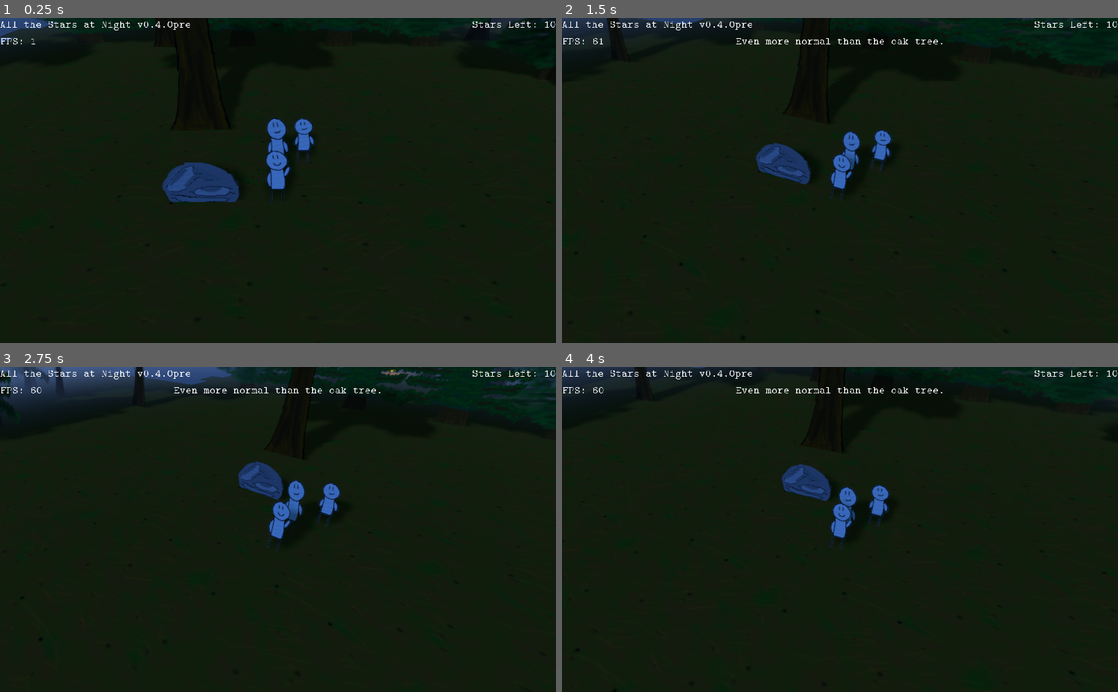
Above: before the commit, frames 1-4 (two rows, left to right).
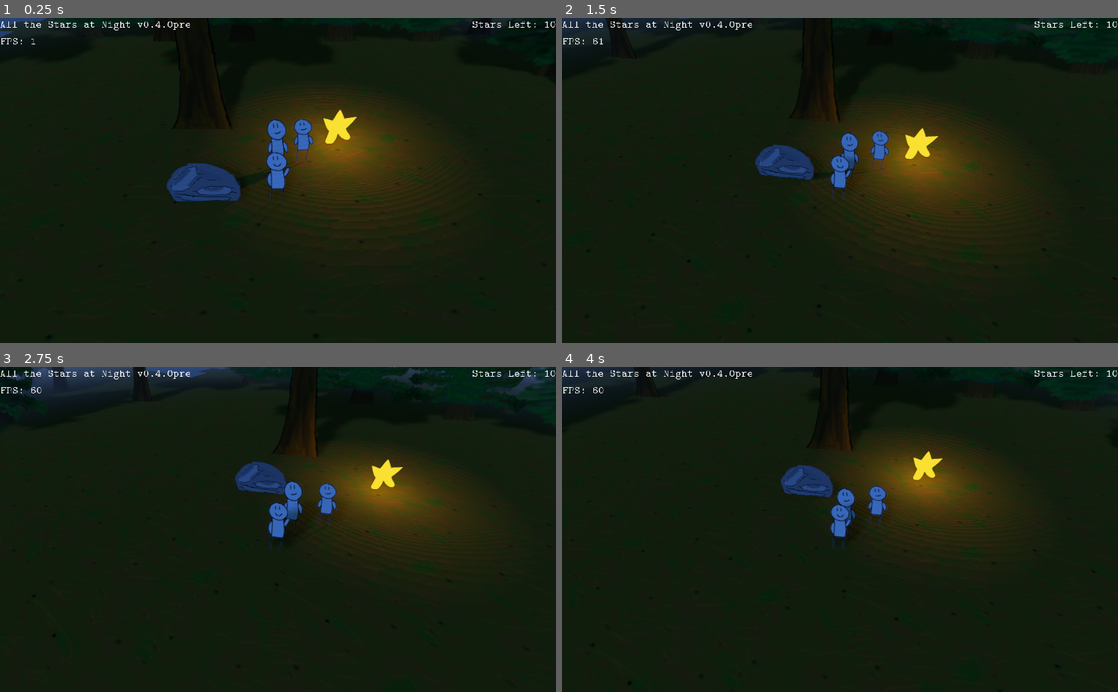
Above: after the commit, the same moments.

Repository: Schoperation/AllTheStarsAtNight
Game: Godot game, scene res://world/World.tscn
Two runs of this game, one before a commit and one after it. Both use one fixed random seed, a clock stepped at 60 frames per second and the inputs below.
Inputs (mouse positions are in pixels of both pictures, inside the frame that each line leads up to):
- Up to frame 1 (0.25 s): no input
- Up to frame 2 (1.5 s): move the mouse to (667, 34) at 0.52 s; hold E (rotate_right) 0.53-1.28 s; tap Mouse wheel up (zoom_in) at 0.6 s; click (667, 34) at 0.67 s; tap Mouse wheel down (zoom_out) at 0.8, 1.35 s; tap Enter at 1.25 s; move the mouse to (1045, 31) at 1.27 s; hold S (move_down) from 1.28 s (still down); click (1045, 31) at 1.42 s
- Up to frame 3 (2.75 s): tap Mouse wheel up (zoom_in) at 1.55, 2.1 s; move the mouse to (333, 458) at 2.02 s; release S (move_down) at 2.03 s; hold E (rotate_right) from 2.03 s (still down); tap Mouse wheel down (zoom_out) at 2.3 s
- Up to frame 4 (4 s): move the mouse to (812, 594) at 2.77 s; release E (rotate_right) at 2.78 s; hold W (move_up) 2.78-3.53 s; tap Mouse wheel down (zoom_out) at 2.85, 3.8 s; click (812, 594) at 2.92 s; tap Mouse wheel up (zoom_in) at 3.05, 3.6 s; tap Space at 3.5 s; move the mouse to (1006, 578) at 3.52 s; hold Q (rotate_left) from 3.53 s (still down)

The runs differ from the first frame. In frame 1, 9.1% of the frame differs, in the area x 0-100%, y 0-70%; in frame 2, 9.6%; in frame 3, 9.9%, in the area x 0-100%, y 0-84%; in frame 4, 7.1%.

Commit message:
Can now (kinda) rotate camera a litte; sprites rotate with it; partially fixed lag in big worlds

Diff:
--- a/environment/Rock.gd
+++ b/environment/Rock.gd
@@ -8,6 +8,9 @@
 	connect("examineMouseEnter", get_node("../../UI/MouseTextContainer/MouseText"), "onMouseEnter")
 	connect("examineMouseExit", get_node("../../UI/MouseTextContainer/MouseText"), "onMouseExit")
 
+	# Add to environment objects group
+	add_to_group("Environment_Objs")
+
 
 func _on_Rock_mouse_entered():
 	emit_signal("examineMouseEnter", self, "Rock")
--- a/environment/Star.gd
+++ b/environment/Star.gd
@@ -9,6 +9,9 @@
 	connect("examineMouseEnter", get_node("../../UI/MouseTextContainer/MouseText"), "onMouseEnter")
 	connect("examineMouseExit", get_node("../../UI/MouseTextContainer/MouseText"), "onMouseExit")
 	connect("onStarPickup", get_node("../../UI/Stars"), "onStarPickupText")
+
+	# Add to environment objects group
+	add_to_group("Environment_Objs")
 
 
 func _on_Star_mouse_entered():
--- a/environment/Tree.gd
+++ b/environment/Tree.gd
@@ -24,9 +24,15 @@
 	connect("examineMouseEnter", get_node("../../UI/MouseTextContainer/MouseText"), "onMouseEnter")
 	connect("examineMouseExit", get_node("../../UI/MouseTextContainer/MouseText"), "onMouseExit")
 
+	# Add to environment objects group
+	add_to_group("Environment_Objs")
+
 func _on_Tree_mouse_entered():
 	emit_signal("examineMouseEnter", self, mouseName)
 
 
 func _on_Tree_mouse_exited():
 	emit_signal("examineMouseExit")
+
+func onAngleChanged(angle):
+	$AnimatedSprite3D.rotation = Vector3($AnimatedSprite3D.rotation.x, angle, 0)
--- a/environment/Tree.tscn
+++ b/environment/Tree.tscn
@@ -15,14 +15,14 @@
 "name": "default",
 "speed": 5.0
 }, {
+"frames": [ ExtResource( 3 ) ],
+"loop": true,
+"name": "pine_2",
+"speed": 5.0
+}, {
 "frames": [ ExtResource( 2 ) ],
 "loop": true,
 "name": "pine",
-"speed": 5.0
-}, {
-"frames": [ ExtResource( 3 ) ],
-"loop": true,
-"name": "pine_2",
 "speed": 5.0
 } ]
 
--- a/follower/Follower.gd
+++ b/follower/Follower.gd
@@ -11,6 +11,9 @@
 func _ready():
 	player = get_parent().get_node("Player")
 	otherFollower = get_parent().get_node("Vigil") if isBarfite else get_parent().get_node("Barfite")
+
+	# Add to followers group
+	add_to_group("Followers")
 
 func _process(delta):
 	pathfind()
--- a/ui/Zoom.gd
+++ b/ui/Zoom.gd
@@ -5,6 +5,8 @@
 
 Also for changing the skybox color
 """
+
+signal onAngleChanged(angle)
 
 # Keep track of where we are
 var t = 1 # zoom
@@ -40,7 +42,7 @@
 func changeCameraPos():
 	# Follow a parabola
 	var parabolaZ = 0.5 * (t + 1.5)
-	var parabolaY = 0.5 * t * t + 0.2
+	var parabolaY = 0.5 * t * t + 0.25
 	self.transform.origin.z = defaultPos.z * parabolaZ + 1
 	self.transform.origin.y = defaultPos.y * parabolaY
 	self.transform.origin.x = r
@@ -51,9 +53,16 @@
 	#self.rotation.x = theta
 
 	look_at(get_parent().transform.origin, Vector3(0, 1, 0))
-	print(self.global_transform.origin.distance_to(get_parent().transform.origin))
-	print(self.global_transform.origin)
+	changeAngles()
 
-# Change skybox colors
-func changeSkyColor():
-	pass
+func changeAngles():
+	var angle = sin(self.transform.origin.x / self.global_transform.origin.distance_to(get_parent().transform.origin))
+
+	# Player
+	get_parent().get_node("AnimatedSprite3D").rotation = Vector3(get_parent().get_node("AnimatedSprite3D").rotation.x, angle, 0)
+
+	for item in get_tree().get_nodes_in_group("Environment_Objs"):
+		item.get_node("AnimatedSprite3D").rotation = Vector3(item.get_node("AnimatedSprite3D").rotation.x, angle, 0)
+
+	for item in get_tree().get_nodes_in_group("Followers"):
+		item.get_node("AnimatedSprite3D").rotation = Vector3(item.get_node("AnimatedSprite3D").rotation.x, angle, 0)
--- a/world/World.tscn
+++ b/world/World.tscn
@@ -47,7 +47,7 @@
 transform = Transform( 1, 0, 0, 0, 0.350207, 0.936672, 0, -0.936672, 0.350207, 0.340949, 23.0891, 11.3047 )
 environment = SubResource( 1 )
 current = true
-far = 360.7
+far = 300.0
 script = ExtResource( 8 )
 
 [node name="Barfite" parent="." instance=ExtResource( 9 )]
--- a/world/WorldGeneration.gd
+++ b/world/WorldGeneration.gd
@@ -18,7 +18,7 @@
 	chunkArray.append($OriginChunk)
 
 	# Gen
-	genWorld(5)
+	genWorld(10)
 	addStars(numStars)
 
 func genWorld(size):
Not shown: 2 places in follower/Follower.tscn that only renumber resources
